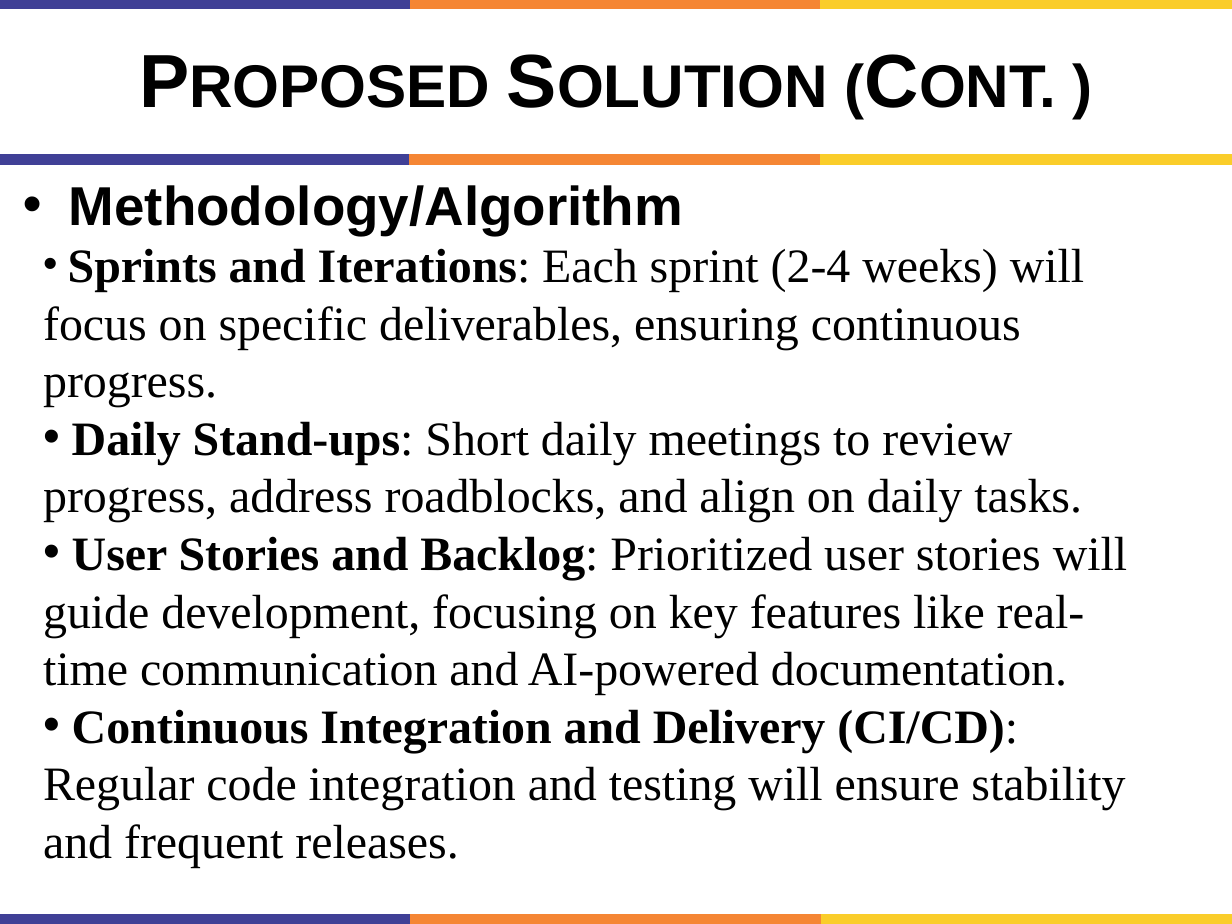
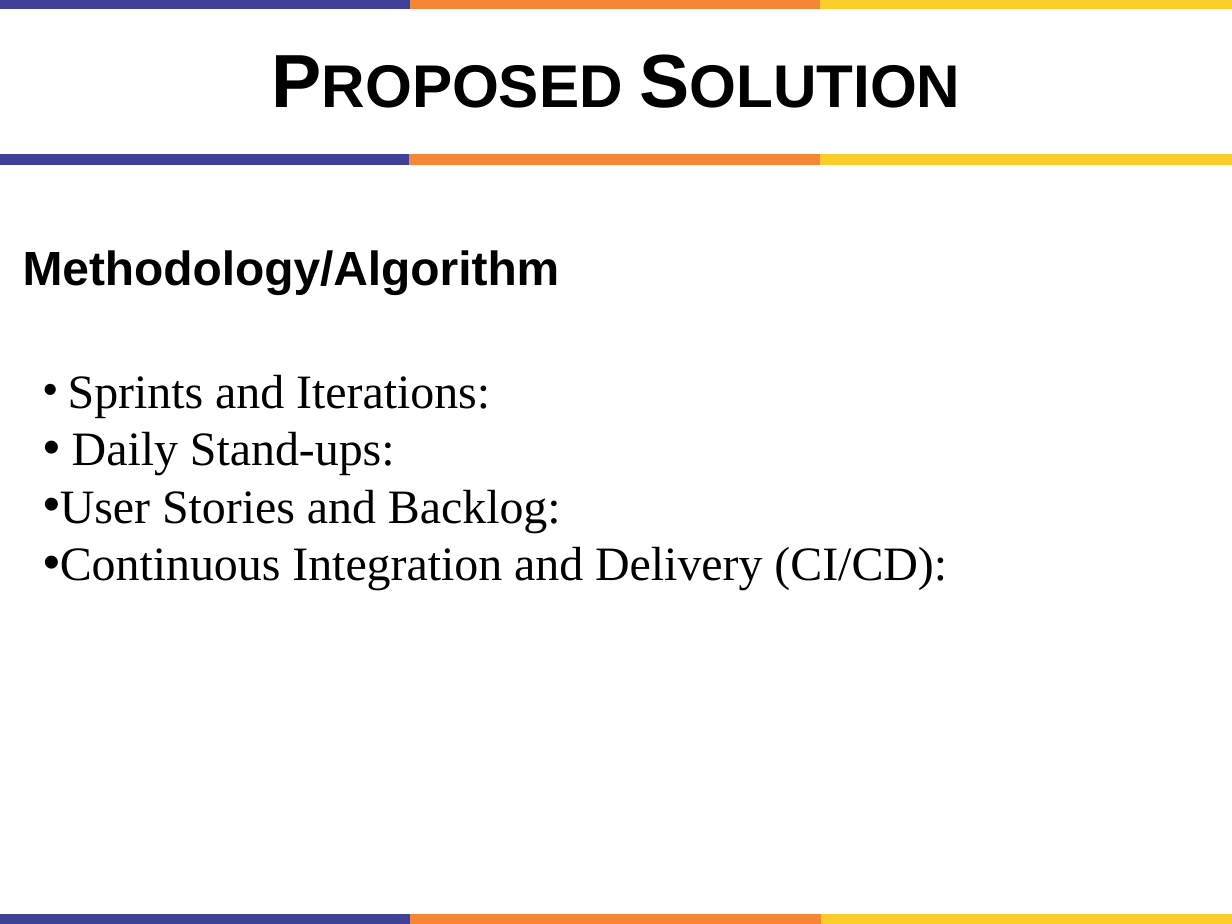
Before and after one commit to engineershoaibakhter/University-Courses, a slide deck: slide 10 of My 7th Semester/FYP/FYP PPT.pptx. Drawn at 1232x924 pixels with LibreOffice and Linux fonts; fonts in the diff are those of the drawing. Boxes give left, top, right and bottom in pixels: in the first picture for what was removed or moved away, otherwise in the second. Text is boxed around its words. In the diff, an @@ line names an element or a change of style, - is before the commit and + after.

```diff
--- a/My 7th Semester/FYP/FYP PPT.pptx
+++ b/My 7th Semester/FYP/FYP PPT.pptx
@@ title at [0, 0, 1232, 154]: text changed @@
-Proposed Solution (Cont. )
+Proposed Solution
@@ text "Methodology/Algorithm" at [23, 250, 560, 294]: size 32 to 28 pt; bullet • to none @@
@@ text at [60, 374, 947, 590]: text changed @@
-• Sprints and Iterations: Each sprint (2-4 weeks) will focus on specific deliverables, ensuring continuous progress.
-• Daily Stand-ups: Short daily meetings to review progress, address roadblocks, and align on daily tasks.
-• User Stories and Backlog: Prioritized user stories will guide development, focusing on key features like real-time communication and AI-powered documentation.
-• Continuous Integration and Delivery (CI/CD): Regular code integration and testing will ensure stability and frequent releases.
+• Sprints and Iterations:
+• Daily Stand-ups:
+• User Stories and Backlog:
+• Continuous Integration and Delivery (CI/CD):
```
Also in this commit, not shown: 9 other slides changed, 1 other file.
